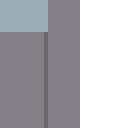
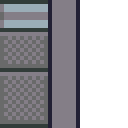
Layers edited between the first and the second 128x128 image:
painted on "Cubicle" over box(0, 0, 80, 128)
